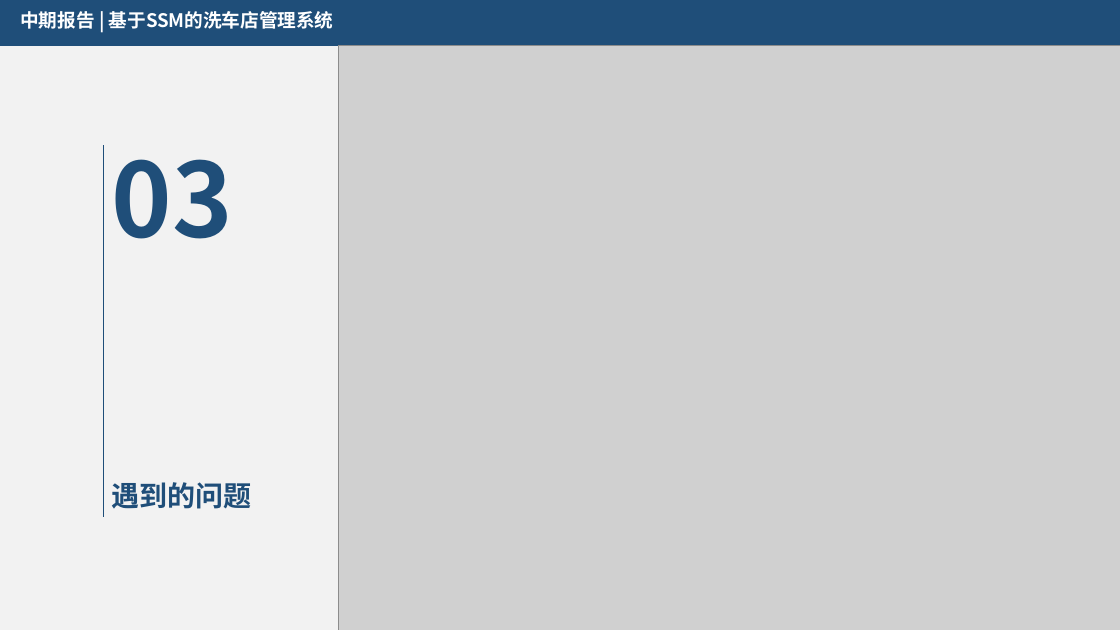
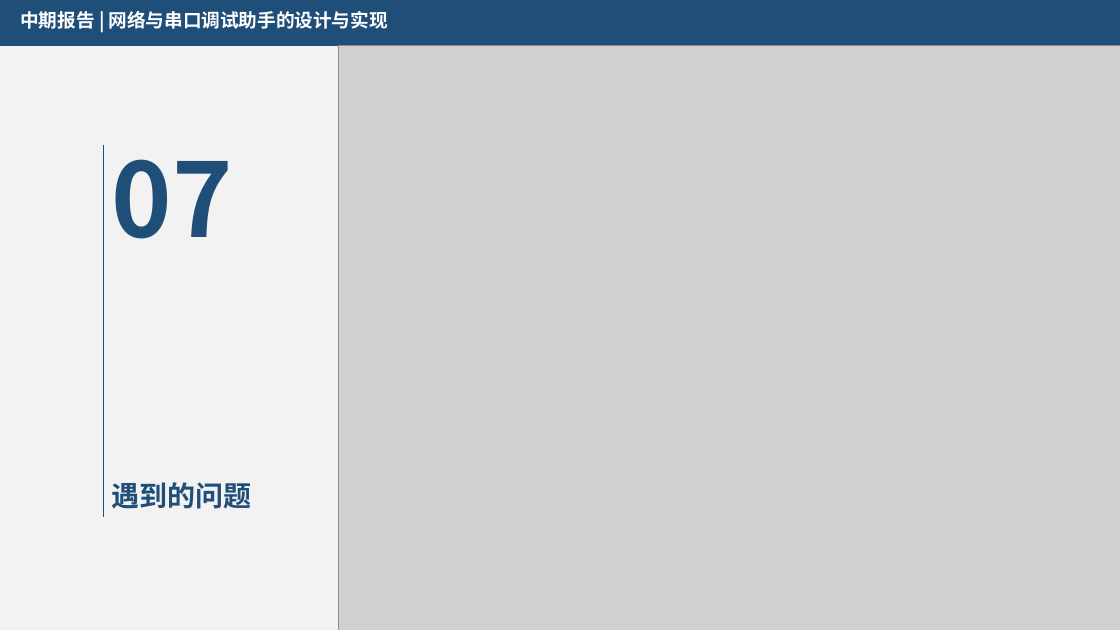
Before and after one commit to suzhuorui/QtHelper, a slide deck: slide 20 of 文档/RJ16852111苏卓锐（中期答辩）.pptx (slide 10 before the commit). Drawn at 1120x630 pixels with LibreOffice and Linux fonts; fonts in the diff are those of the drawing; grey boxes stand for pictures. Boxes give left, top, right and bottom in pixels: in the first picture for what was removed or moved away, otherwise in the second. Text is boxed around its words. In the diff, an @@ line names an element or a change of style, - is before the commit and + after.

Commit message:
在家里的一次中期答辩提交
在家里的一次中期答辩提交

```diff
--- a/文档/RJ16852111苏卓锐（中期答辩）.pptx
+++ b/文档/RJ16852111苏卓锐（中期答辩）.pptx
@@ text at <box>20,11,388,29</box>: text changed @@
-中期报告 | 基于SSM的洗车店管理系统
+中期报告 | 网络与串口调试助手的设计与实现
@@ text at <box>112,159,233,239</box>: text changed @@
-03
+07
```
Also in this commit, not shown: 10 other slides changed, 11 slides added, 1 slide removed, 5 other files.
